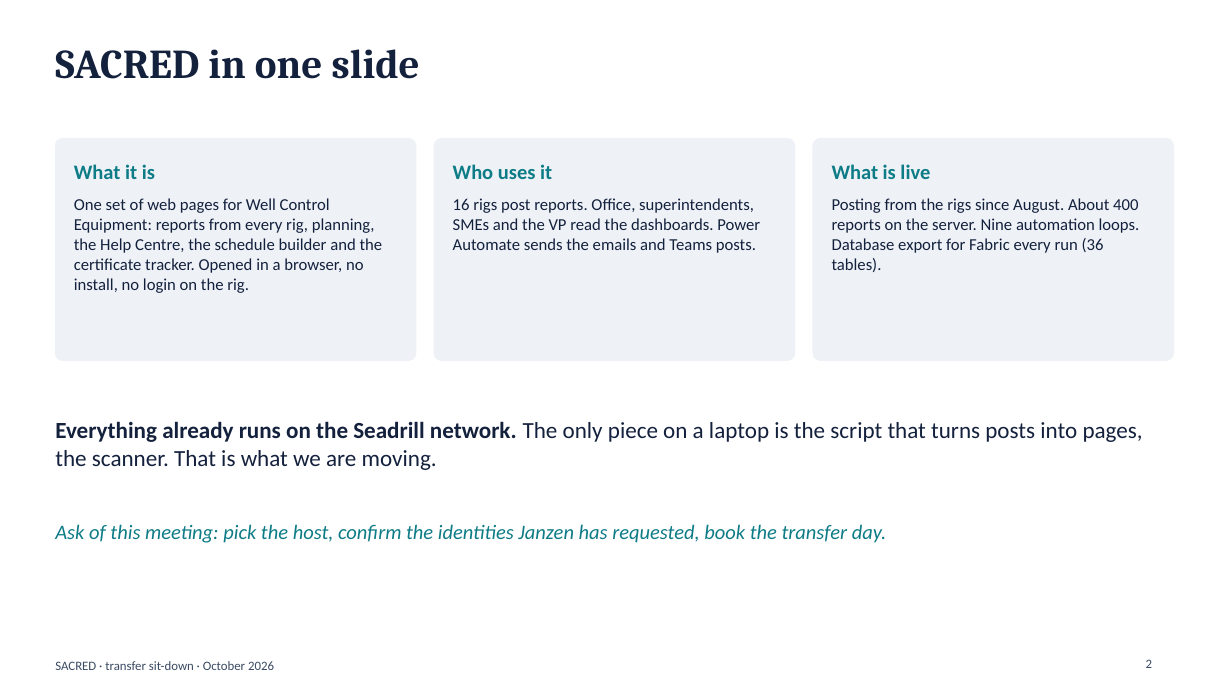
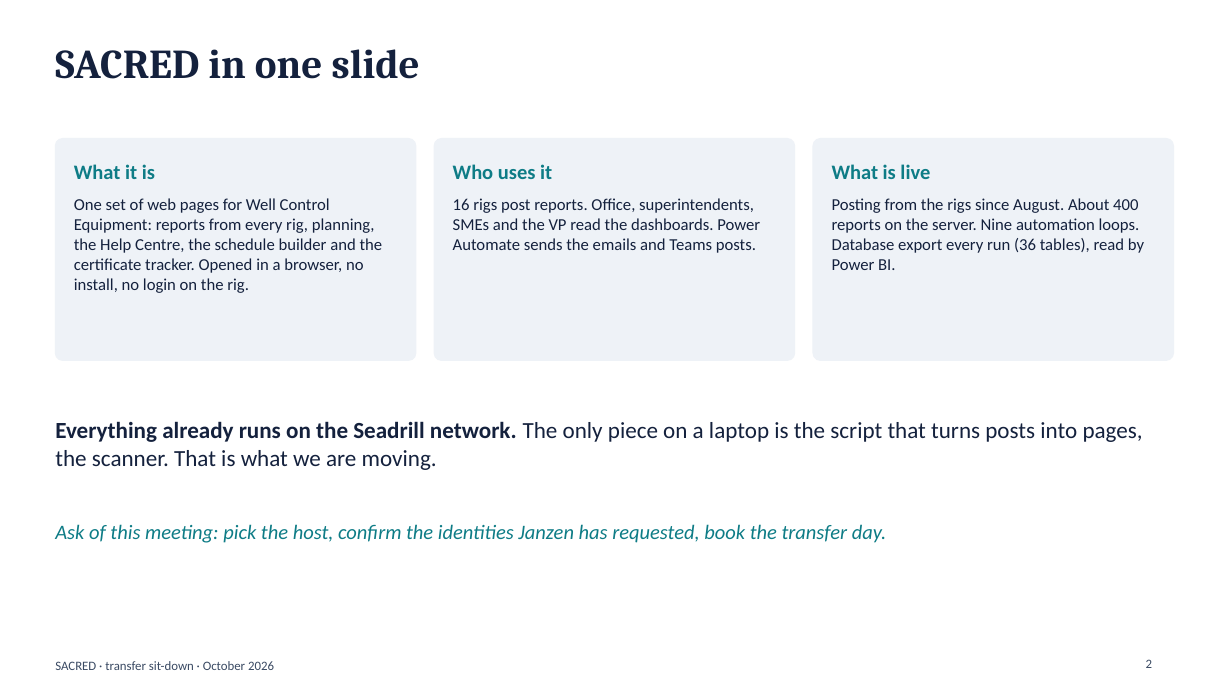
Before and after one commit to dplant494-svg/Dans-projects, a slide deck: slide 2 of SACRED-TRANSFER-DECK-2026-10.pptx. Drawn at 1232x693 pixels with LibreOffice and Linux fonts; fonts in the diff are those of the drawing. Boxes give left, top, right and bottom in pixels: in the first picture for what was removed or moved away, otherwise in the second. Text is boxed around its words. In the diff, an @@ line names an element or a change of style, - is before the commit and + after.

```diff
--- a/SACRED-TRANSFER-DECK-2026-10.pptx
+++ b/SACRED-TRANSFER-DECK-2026-10.pptx
@@ text at [832,198,1144,270]: text changed @@
-Posting from the rigs since August. About 400 reports on the server. Nine automation loops. Database export for Fabric every run (36 tables).
+Posting from the rigs since August. About 400 reports on the server. Nine automation loops. Database export every run (36 tables), read by Power BI.
```
Also in this commit, not shown: 2 other slides changed, 4 other files.
